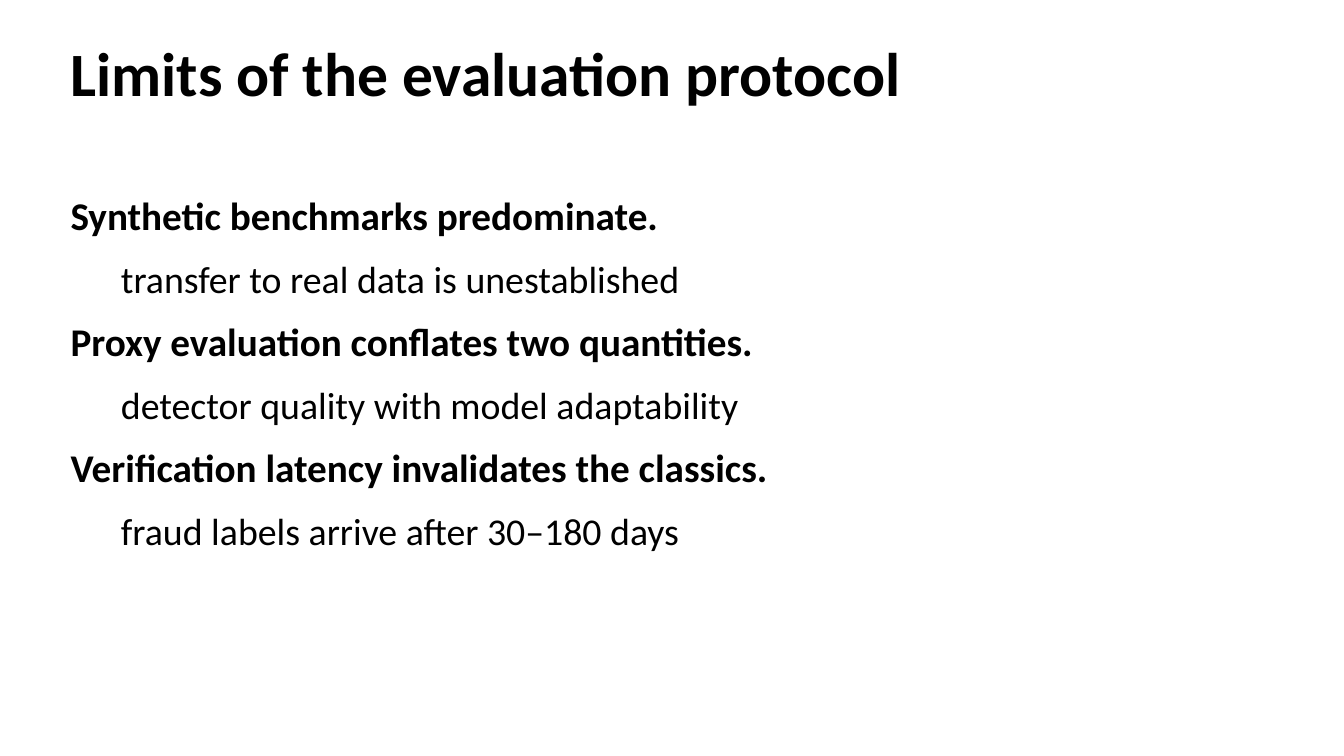
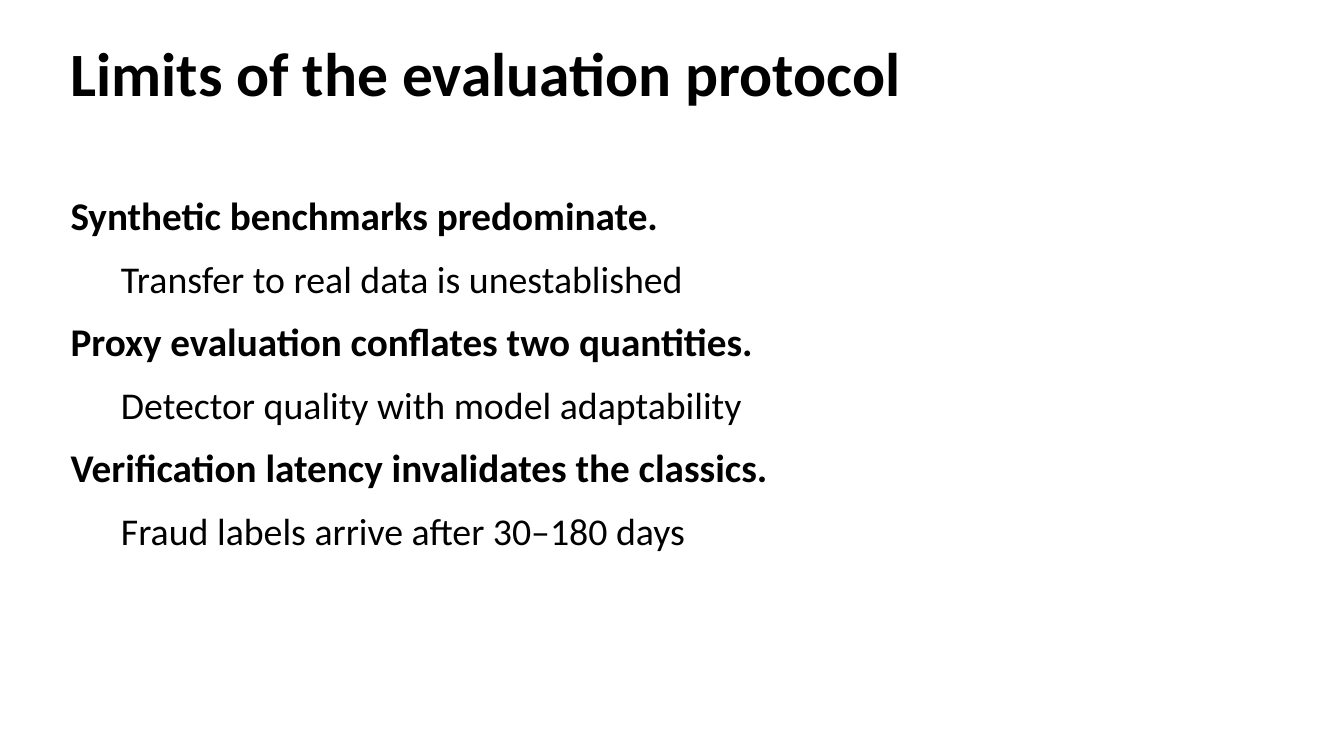
Before and after one commit to phuong0111/time-series-research, a slide deck: slide 10 of data-drift/seminar.pptx. Drawn at 1344x756 pixels with LibreOffice and Linux fonts; fonts in the diff are those of the drawing. Boxes give left, top, right and bottom in pixels: in the first picture for what was removed or moved away, otherwise in the second. Text is boxed around its words. In the diff, an @@ line names an element or a change of style, - is before the commit and + after.

```diff
--- a/data-drift/seminar.pptx
+++ b/data-drift/seminar.pptx
@@ text at (x1=121, y1=266, x2=683, y2=294): text changed @@
-  transfer to real data is unestablished
+  Transfer to real data is unestablished
@@ text at (x1=121, y1=392, x2=742, y2=425): text changed @@
-  detector quality with model adaptability
+  Detector quality with model adaptability
@@ text at (x1=121, y1=518, x2=685, y2=551): text changed @@
-  fraud labels arrive after 30–180 days
+  Fraud labels arrive after 30–180 days
```
Also in this commit, not shown: 15 other slides changed, 1 other file.
